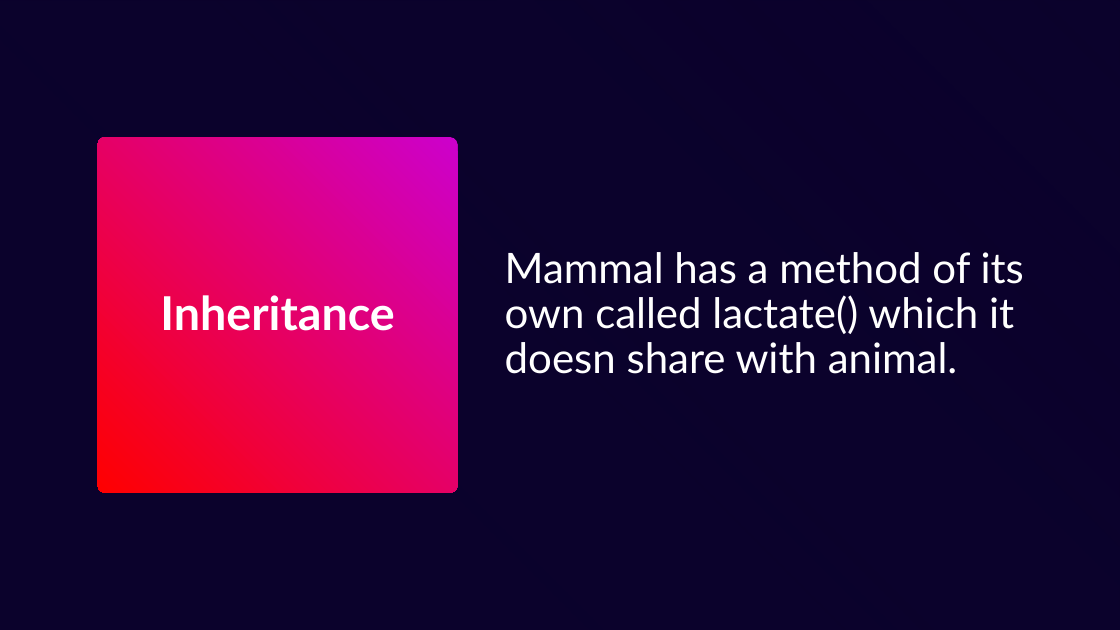
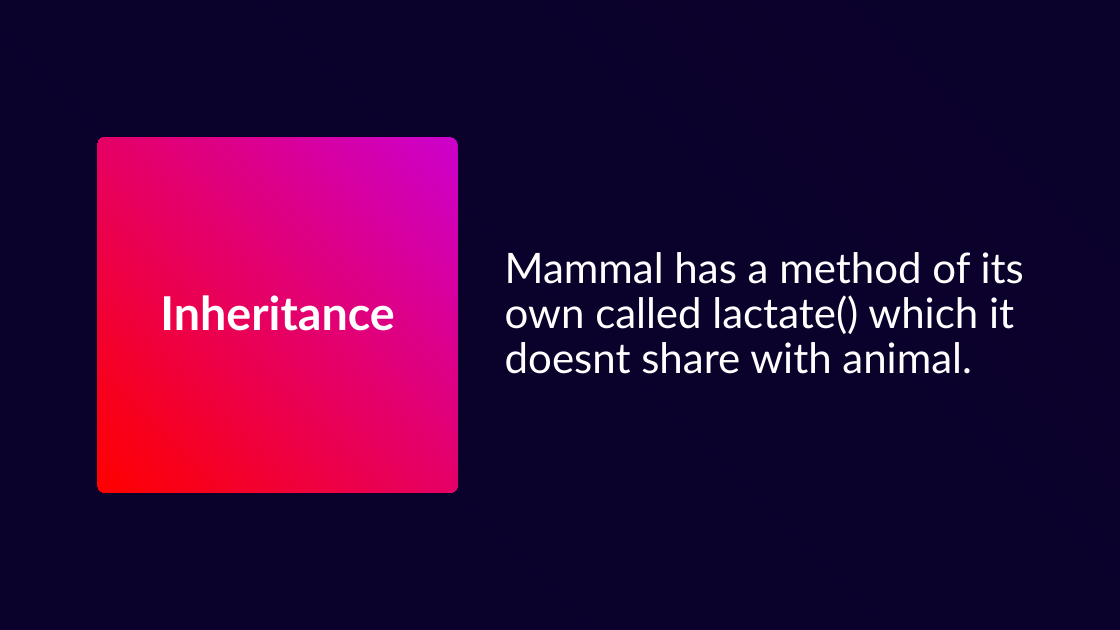
Before and after one commit to HowDoIGitHelp/CMSC23MDNotes, a slide deck: slide 22 of PPTs/Fundamental Concpets of OOP.pptx (slide 16 before the commit). Drawn at 1120x630 pixels with LibreOffice and Linux fonts; fonts in the diff are those of the drawing; background and template pictures are left out. Boxes give left, top, right and bottom in pixels: in the first picture for what was removed or moved away, otherwise in the second. Text is boxed around its words. In the diff, an @@ line names an element or a change of style, - is before the commit and + after.

```diff
--- a/PPTs/Fundamental Concpets of OOP.pptx
+++ b/PPTs/Fundamental Concpets of OOP.pptx
@@ text at (505, 252, 1024, 374): text changed @@
-Mammal has a method of its own called lactate() which it doesn share with animal.
+Mammal has a method of its own called lactate() which it doesnt share with animal.
```
Also in this commit, not shown: 2 other slides changed, 6 slides added, 8 other files.
